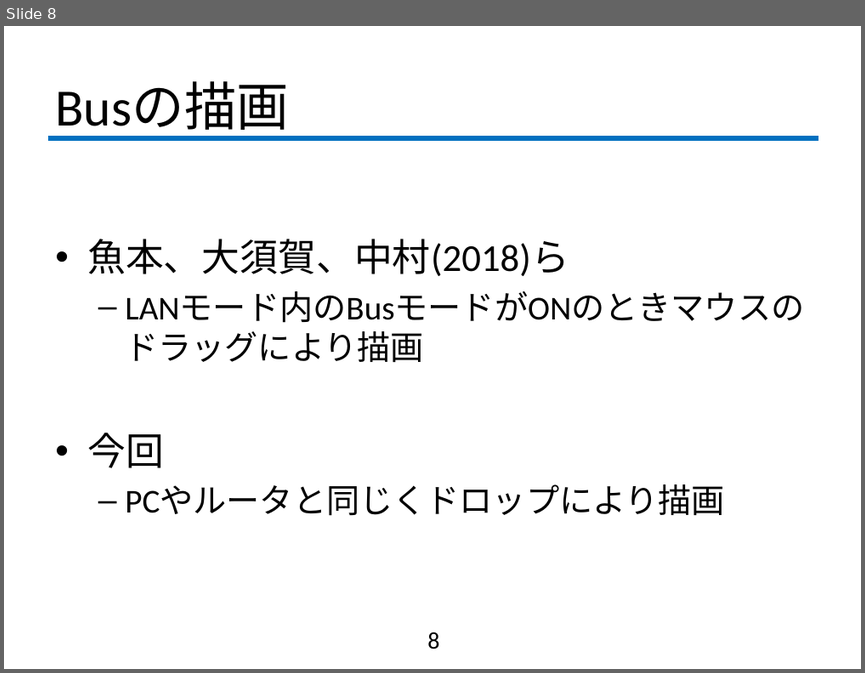
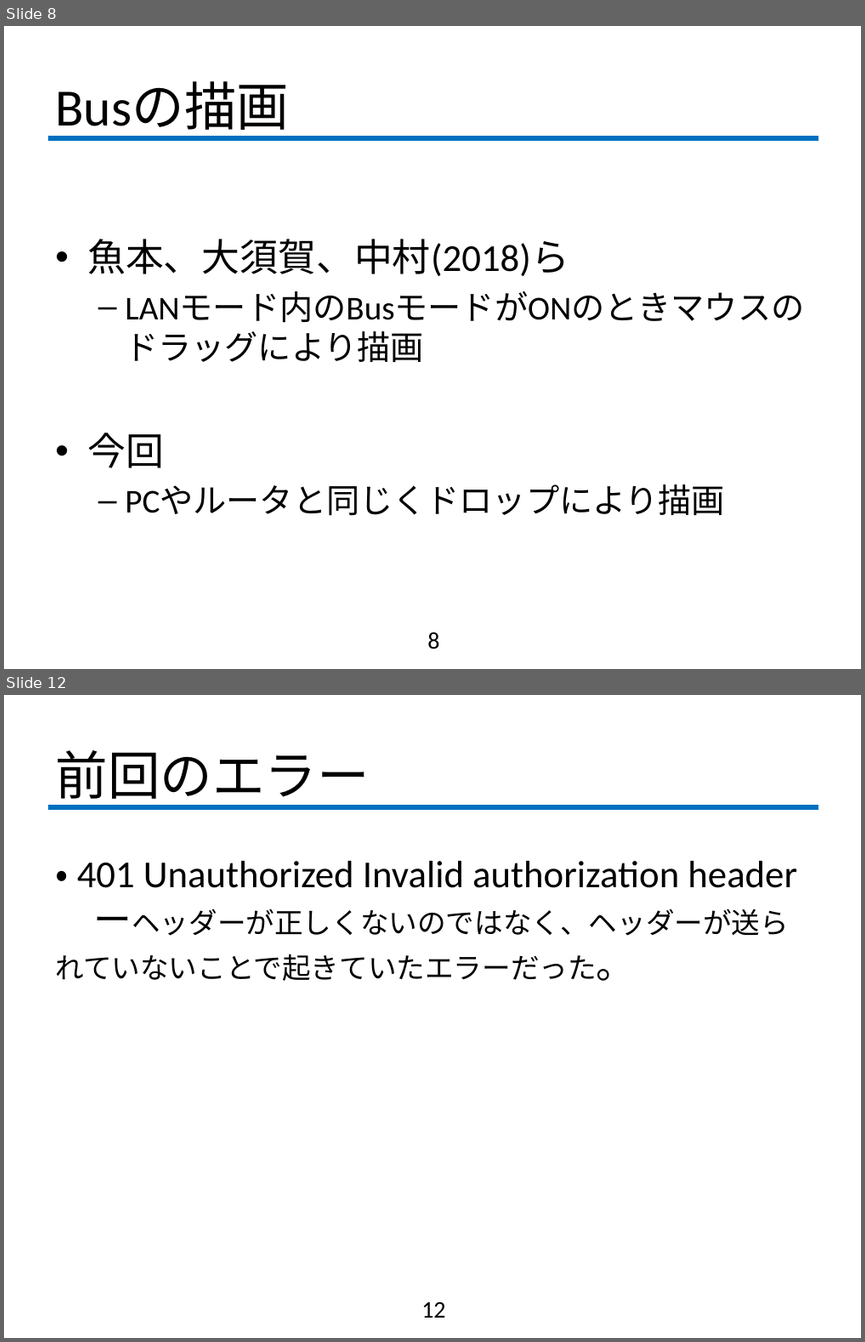
Before and after one commit to fujiLabo/fuji_simu, a slide deck: 1203(numa)進捗.pptx. Shown one above the other, each under a label of ours: slide 8 before the commit, slides 8 and 12 after it; the slides between them are not shown. The pictures are 865x673 and 865x1342 pixels, drawn with LibreOffice and Linux fonts; fonts in the diff are those of the drawing; background and template pictures are left out. Boxes give left, top, right and bottom in pixels: in the first picture for what was removed or moved away, otherwise in the second. Text is boxed around its words. In the diff, an @@ line names an element or a change of style, - is before the commit and + after.

```diff
--- a/1203(numa)進捗.pptx
+++ b/1203(numa)進捗.pptx
@@ slide 12 added at (4, 695, 861, 1338), background #FFFFFF; not listed: 1 template element that a slide beside it also shows @@
@@ title added at (55, 750, 370, 808), 44 pt, text #000000 @@
+前回のエラー
@@ text added at (55, 861, 797, 981), 32 pt, text #000000 @@
+・ 401 Unauthorized Invalid authorization header
+ーヘッダーが正しくないのではなく、ヘッダーが送られていないことで起きていたエラーだった。
@@ page number added at (421, 1301, 445, 1317), 20 pt, text #000000 @@
+12
```
Also in this commit, not shown: 2 slides changed, 5 other slides added, 2 other files.
